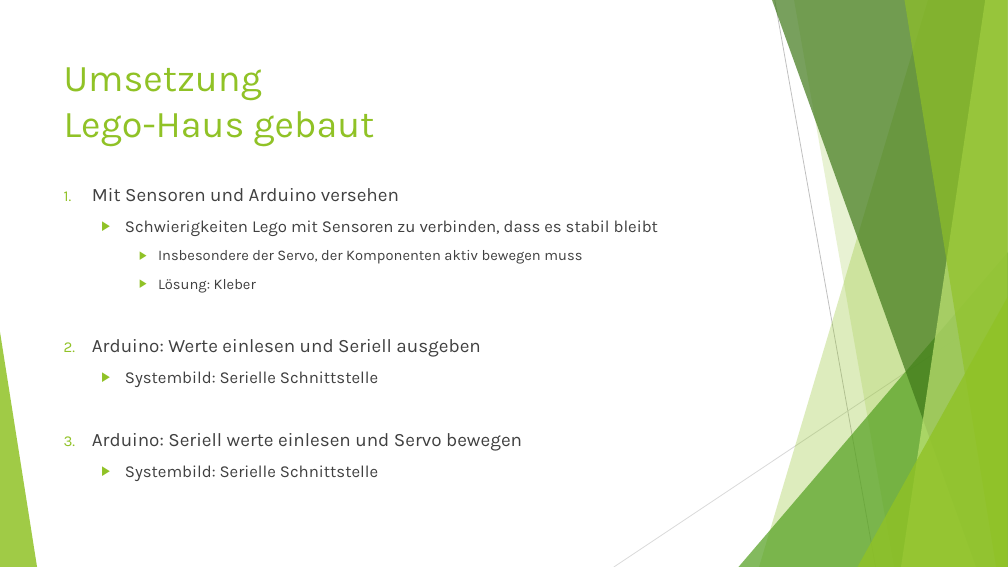
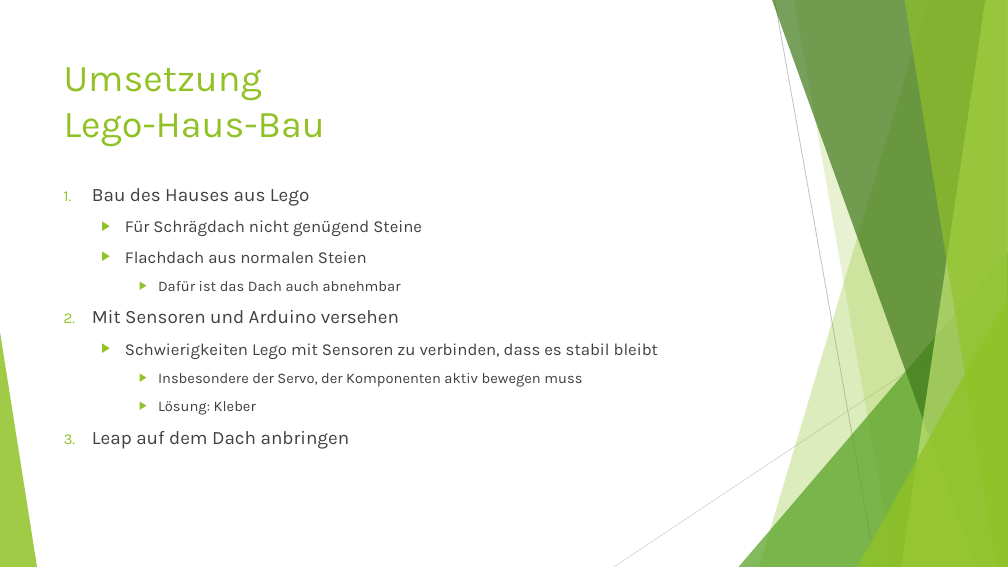
Before and after one commit to NotoriousRonin/EMM-Project, a slide deck: slide 10 of Praesi.pptx. Drawn at 1008x567 pixels with LibreOffice and Linux fonts; fonts in the diff are those of the drawing. Boxes give left, top, right and bottom in pixels: in the first picture for what was removed or moved away, otherwise in the second. Text is boxed around its words. In the diff, an @@ line names an element or a change of style, - is before the commit and + after.

```diff
--- a/Praesi.pptx
+++ b/Praesi.pptx
@@ title at (64,67,325,146): text changed @@
-Umsetzung
-Lego-Haus gebaut
+Umsetzung
+Lego-Haus-Bau
@@ text at (92,188,422,291): paragraphs added @@
+1. Bau des Hauses aus Lego
+  ▶ Für Schrägdach nicht genügend Steine
+  ▶ Flachdach aus normalen Steien
+    ▶ Dafür ist das Dach auch abnehmbar
@@ text at (92,431,350,449): text changed @@
-2. Arduino: Werte einlesen und Seriell ausgeben
-  ▶ Systembild: Serielle Schnittstelle
-3. Arduino: Seriell werte einlesen und Servo bewegen
-  ▶ Systembild: Serielle Schnittstelle
+3. Leap auf dem Dach anbringen
```
Also in this commit, not shown: 6 other slides changed, 2 slides added, 1 slide removed.
